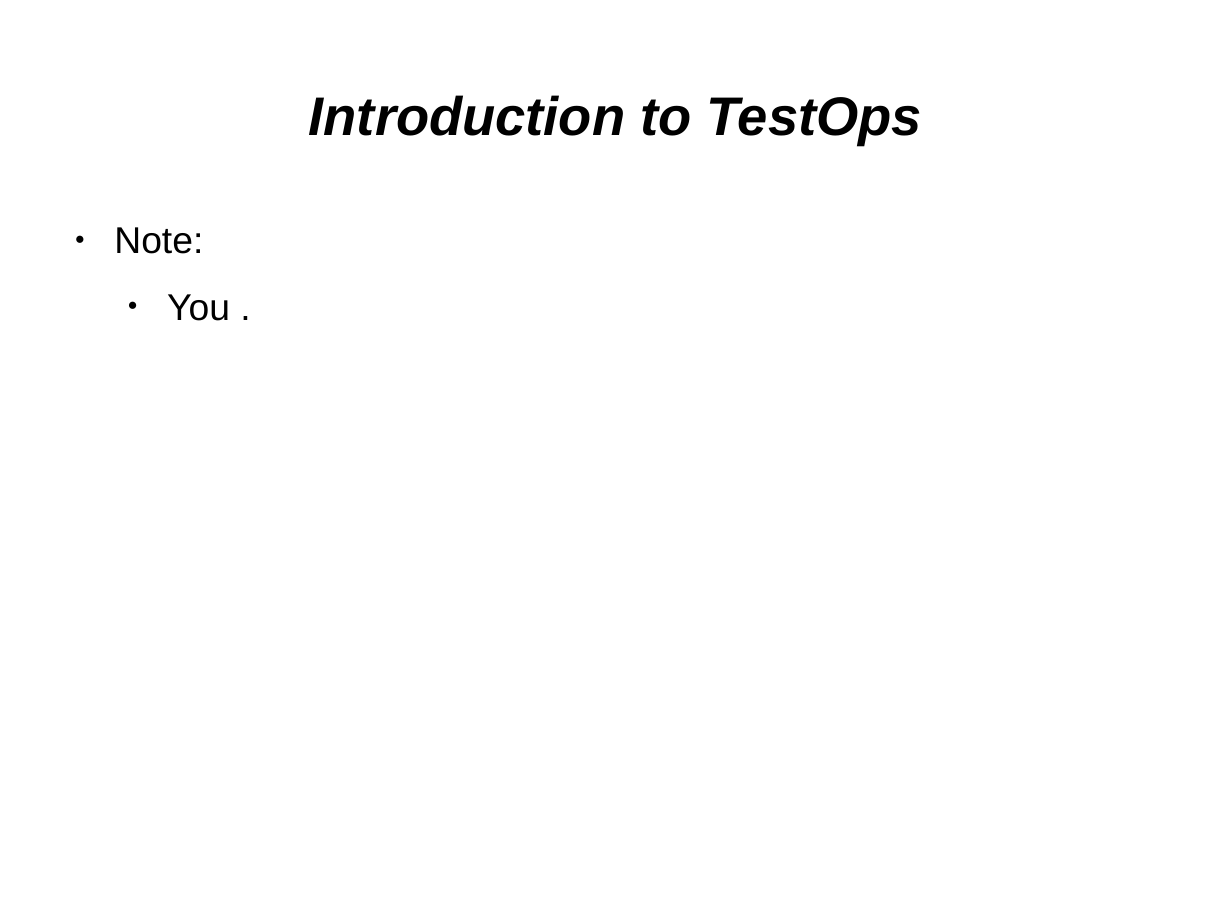
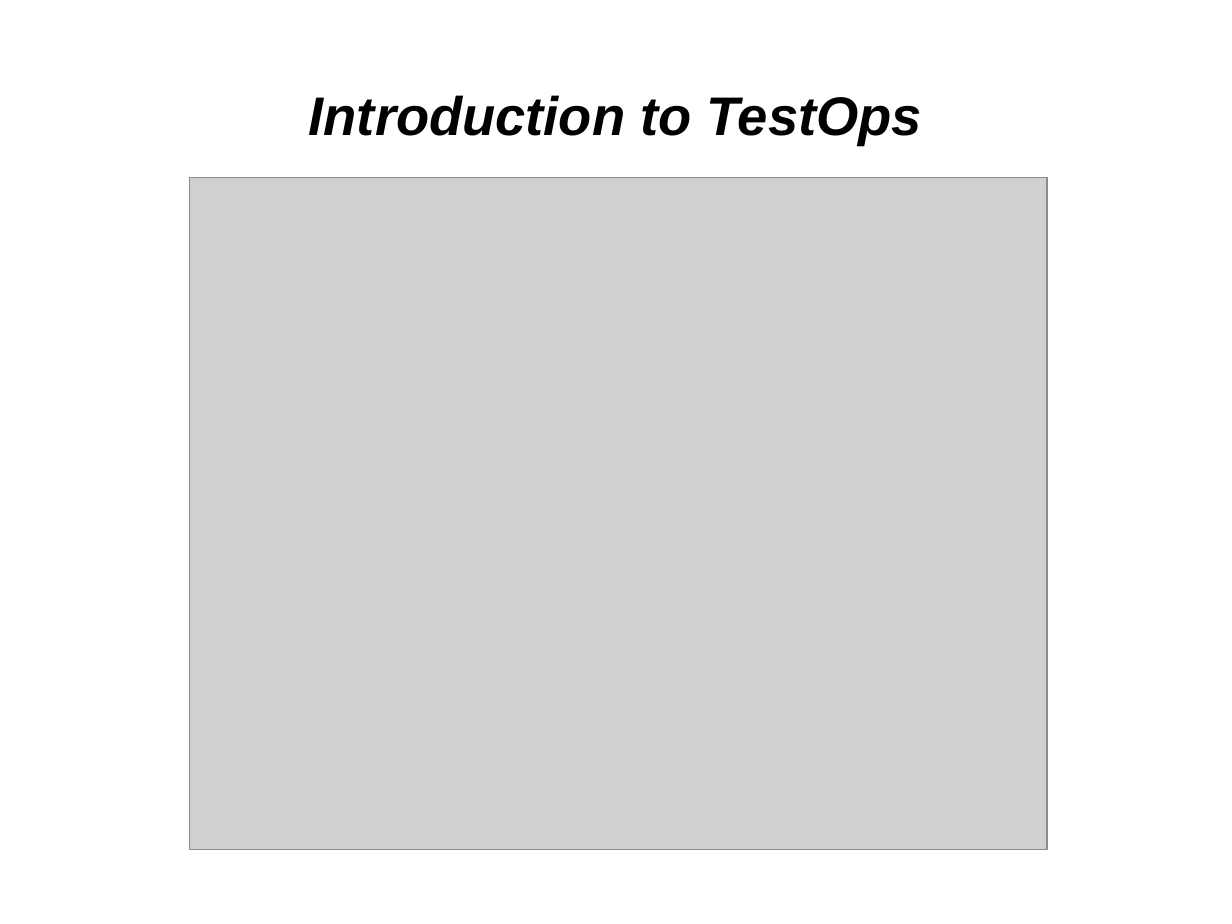
Before and after one commit to kirol/selenium, a slide deck: slide 31 of Selenium & Testops.odp (slide 30 before the commit). Drawn at 1232x924 pixels with LibreOffice and Linux fonts; fonts in the diff are those of the drawing; grey boxes stand for pictures. Boxes give left, top, right and bottom in pixels: in the first picture for what was removed or moved away, otherwise in the second. Text is boxed around its words. In the diff, an @@ line names an element or a change of style, - is before the commit and + after.

```diff
--- a/Selenium & Testops.odp
+++ b/Selenium & Testops.odp
@@ picture added at [189, 178, 1048, 850] @@
@@ text removed at [114, 227, 230, 321] @@
-● Note:
-  ● You .
```
Also in this commit, not shown: 15 other slides changed, 4 slides added, 1 slide removed, 1 other file.
